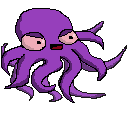
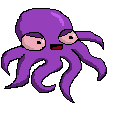
Layer changes from the first 128 x 128 image to the second:
painted on "Layer 7" over [51,12,64,26]
hid group "Group 1" (5 layers), opacity 91% → 100% over [1,12,127,102]
